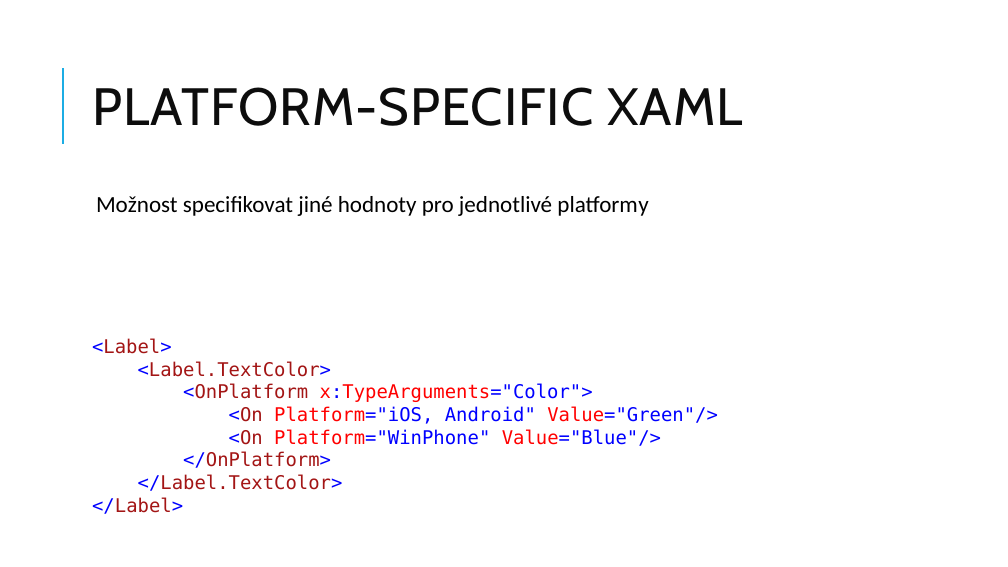
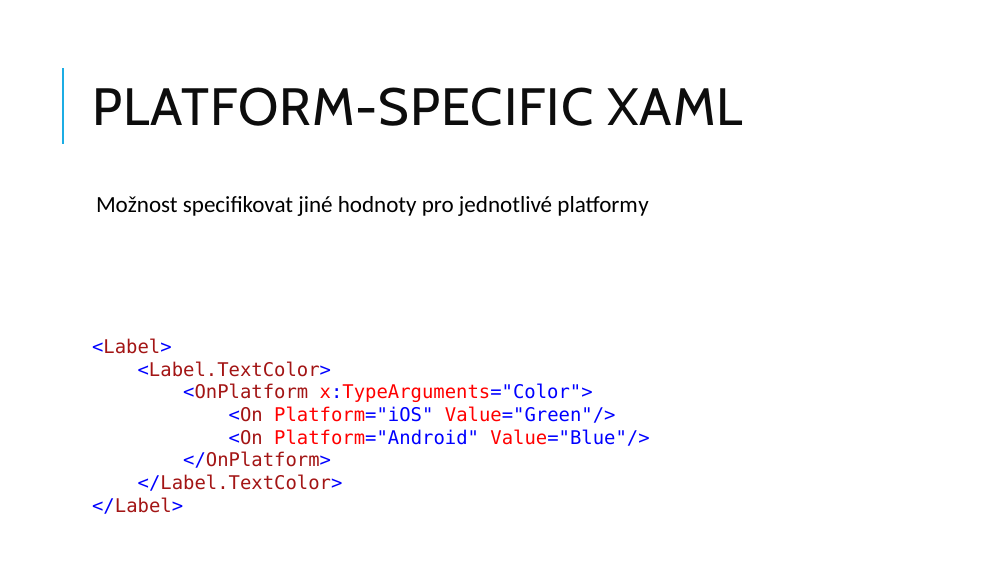
Before and after one commit to jasho/pv239-maui, a slide deck: slide 15 of 02_Design/PV239-Xamarin-02_Design.pptx (slide 16 before the commit). Drawn at 1008x567 pixels with LibreOffice and Linux fonts; fonts in the diff are those of the drawing. Boxes give left, top, right and bottom in pixels: in the first picture for what was removed or moved away, otherwise in the second. Text is boxed around its words. In the diff, an @@ line names an element or a change of style, - is before the commit and + after.

```diff
--- a/02_Design/PV239-Xamarin-02_Design.pptx
+++ b/02_Design/PV239-Xamarin-02_Design.pptx
@@ text at bbox=[229, 406, 649, 446]: text changed @@
-<On Platform="iOS, Android" Value="Green"/>
-<On Platform="WinPhone" Value="Blue"/>
+<On Platform="iOS" Value="Green"/>
+<On Platform="Android" Value="Blue"/>
```
Also in this commit, not shown: 8 other slides changed, 1 slide added, 2 slides removed.
